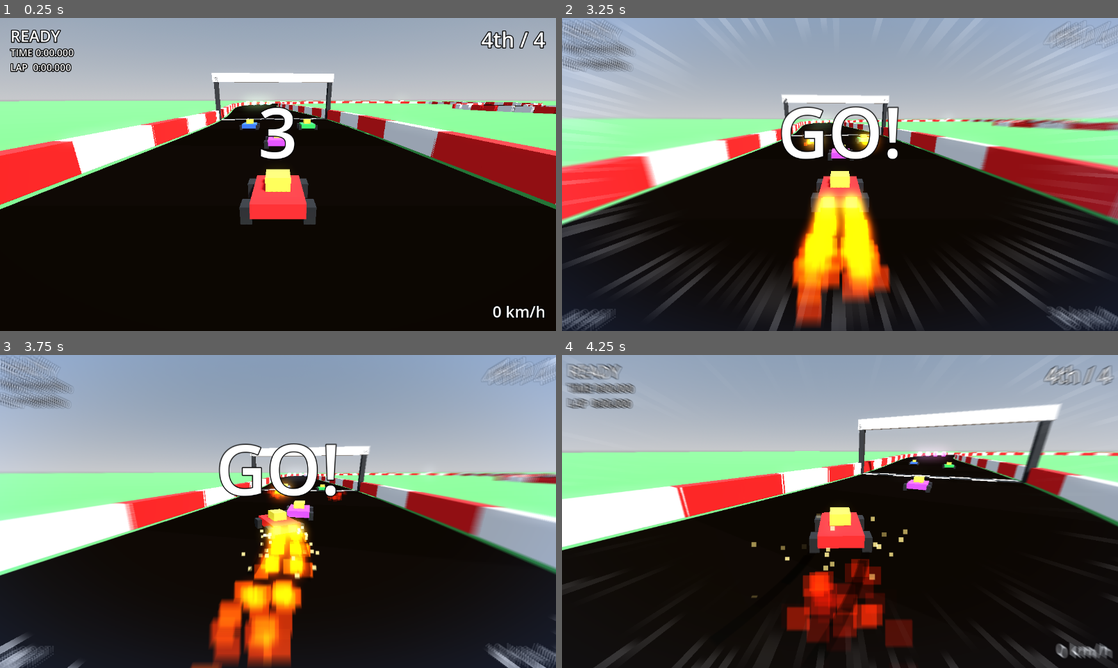
Above: before the commit, frames 1-4 (two rows, left to right).
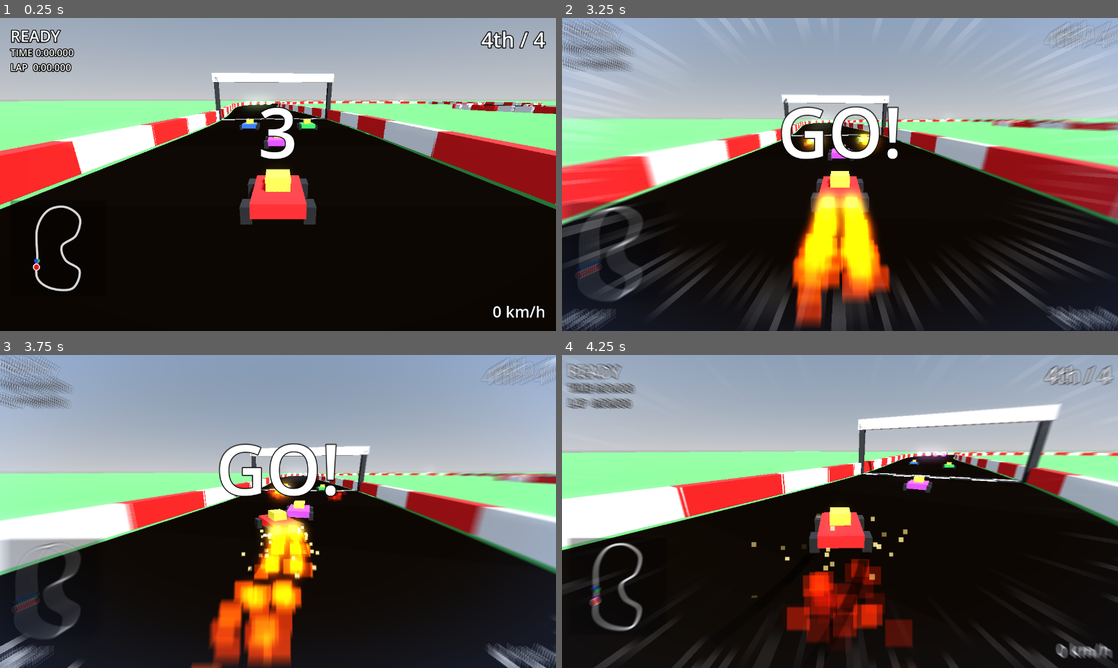
Above: after the commit, the same moments.

Repository: AgentiLoop/GoKart
Game: Godot game, scene res://scenes/main.tscn
Same seed, same stepped clock (60 frames per second), same inputs: the game is played once before the commit and once after it.
Inputs:
- Up to frame 1 (0.25 s): no input
- Up to frame 2 (3.25 s): hold D (steer_right) 0.53-1.28 s; hold Space (drift) 0.53-1.28 s; hold S (brake) 1.28-2.03 s; tap E (use_item) at 1.35, 2.85 s; hold D (steer_right) 2.03-2.78 s; hold Space (drift) 2.03-2.78 s; tap Enter at 2.75 s; hold W (accelerate) from 2.78 s (still down)
- Up to frame 3 (3.75 s): release W (accelerate) at 3.53 s; hold A (steer_left) from 3.53 s (still down); hold Space (drift) from 3.53 s (still down)
- Up to frame 4 (4.25 s): keep holding A (steer_left); keep holding Space (drift)

The runs differ from the first frame. In frame 1, 0.4% of the frame differs, in the area x 1-15%, y 58-88%; in frame 2, 1.6%; in frame 3, 2.1%, in the area x 0-19%, y 58-91%; in frame 4, 0.9%.

Commit message:
Add HUD minimap with kart markers, tests

Diff:
--- a/scripts/hud.gd
+++ b/scripts/hud.gd
@@ -3,6 +3,7 @@
 
 const Items := preload("res://scripts/items.gd")
 const RaceRanking := preload("res://scripts/race_ranking.gd")
+const Minimap := preload("res://scripts/minimap.gd")
 
 var lap_label: Label
 var time_label: Label
@@ -12,6 +13,7 @@
 var item_label: Label
 var place_label: Label
 var countdown_label: Label
+var minimap: Minimap
 
 static func format_time(t: float) -> String:
 	var total_ms := int(round(t * 1000.0))
@@ -51,6 +53,17 @@
 	add_child(l)
 	return l
 
+## Corner minimap of the track centerline; call update_minimap each frame with kart positions/colours.
+func setup_minimap(points: PackedVector3Array) -> void:
+	minimap = Minimap.new()
+	minimap.position = Vector2(24, 420)
+	add_child(minimap)
+	minimap.setup(points, Vector2(220, 220))
+
+func update_minimap(positions: Array, colors: Array) -> void:
+	if minimap != null:
+		minimap.set_markers(positions, colors)
+
 ## Big centre text for the start countdown ("3", "2", "1", "GO!"); empty hides it.
 func show_countdown(text: String) -> void:
 	countdown_label.text = text
--- a/scripts/main.gd
+++ b/scripts/main.gd
@@ -111,6 +111,7 @@
 	add_child(speed_fx)
 	hud = Hud.new()
 	add_child(hud)
+	hud.setup_minimap(data.points)
 	for k in karts:
 		k.frozen = true
 	race_start.go.connect(_on_go)
@@ -154,6 +155,12 @@
 	var place := RaceRanking.rank_of(0, progresses, finish_times)
 	hud.update_hud(tracker, kart.model.speed, kart.model.is_boosting(), kart.model.drift_level, items.holder.display_item(items.time), Hud.place_text(place, karts.size()))
 	hud.show_countdown(race_start.label())
+	var marker_pos: Array = []
+	var marker_col: Array = []
+	for k in karts:
+		marker_pos.append(k.global_position)
+		marker_col.append(k.body_color)
+	hud.update_minimap(marker_pos, marker_col)
 
 func _process(delta: float) -> void:
 	var target := kart.global_position + _back() * 6.0 + Vector3(0, 3.0, 0)
--- /dev/null
+++ b/scripts/minimap.gd
@@ -0,0 +1,66 @@
+extends Control
+## Top-down track minimap: the road outline plus a dot per kart (player drawn larger, with a ring).
+
+const ROAD_COLOR := Color(1, 1, 1, 0.85)
+const OUTLINE_COLOR := Color(0, 0, 0, 0.6)
+const BG_COLOR := Color(0, 0, 0, 0.35)
+
+var map_points := PackedVector2Array()
+var map_scale := 1.0
+var map_offset := Vector2.ZERO
+var marker_positions := PackedVector2Array()
+var marker_colors: Array[Color] = []
+
+## Fit the XZ footprint of `points` inside `area` (with `pad` margin), keeping aspect ratio and centred.
+## Returns {"scale": float, "offset": Vector2}; map = Vector2(p.x, p.z) * scale + offset.
+static func fit(points: PackedVector3Array, area: Vector2, pad: float) -> Dictionary:
+	if points.is_empty():
+		return {"scale": 1.0, "offset": area * 0.5}
+	var lo := Vector2(points[0].x, points[0].z)
+	var hi := lo
+	for p in points:
+		lo = Vector2(minf(lo.x, p.x), minf(lo.y, p.z))
+		hi = Vector2(maxf(hi.x, p.x), maxf(hi.y, p.z))
+	var span := hi - lo
+	var avail := area - Vector2(pad, pad) * 2.0
+	var s := minf(avail.x / maxf(span.x, 0.001), avail.y / maxf(span.y, 0.001))
+	var offset := area * 0.5 - (lo + span * 0.5) * s
+	return {"scale": s, "offset": offset}
+
+static func to_map(p: Vector3, map_scale_: float, offset: Vector2) -> Vector2:
+	return Vector2(p.x, p.z) * map_scale_ + offset
+
+func setup(points: PackedVector3Array, area: Vector2) -> void:
+	custom_minimum_size = area
+	size = area
+	var f := fit(points, area, 14.0)
+	map_scale = f["scale"]
+	map_offset = f["offset"]
+	map_points.clear()
+	for p in points:
+		map_points.append(to_map(p, map_scale, map_offset))
+	if not map_points.is_empty():
+		map_points.append(map_points[0])
+	queue_redraw()
+
+## positions: world positions (player first); colors: matching marker colours.
+func set_markers(positions: Array, colors: Array) -> void:
+	marker_positions.clear()
+	marker_colors.clear()
+	for i in positions.size():
+		marker_positions.append(to_map(positions[i], map_scale, map_offset))
+		marker_colors.append(colors[i])
+	queue_redraw()
+
+func _draw() -> void:
+	draw_rect(Rect2(Vector2.ZERO, size), BG_COLOR)
+	if map_points.size() > 1:
+		draw_polyline(map_points, OUTLINE_COLOR, 8.0, true)
+		draw_polyline(map_points, ROAD_COLOR, 4.0, true)
+	# AI first so the player (index 0) is drawn on top
+	for i in range(marker_positions.size() - 1, -1, -1):
+		var is_player := i == 0
+		var r := 6.0 if is_player else 4.5
+		if is_player:
+			draw_circle(marker_positions[i], r + 2.0, Color.WHITE)
+		draw_circle(marker_positions[i], r, marker_colors[i])
--- /dev/null
+++ b/tests/test_minimap.gd
@@ -0,0 +1,38 @@
+extends RefCounted
+
+const Minimap := preload("res://scripts/minimap.gd")
+const TrackData := preload("res://scripts/track_data.gd")
+var runner
+
+func test_fit_keeps_points_inside_area() -> void:
+	var td := TrackData.new()
+	var area := Vector2(220, 220)
+	var f := Minimap.fit(td.points, area, 14.0)
+	for p in td.points:
+		var m := Minimap.to_map(p, f["scale"], f["offset"])
+		runner.check(m.x >= 13.99 and m.x <= area.x - 13.99, "x=%f" % m.x)
+		runner.check(m.y >= 13.99 and m.y <= area.y - 13.99, "y=%f" % m.y)
+
+func test_fit_touches_margin_on_limiting_axis() -> void:
+	var pts := PackedVector3Array([Vector3(0, 0, 0), Vector3(100, 0, 0), Vector3(100, 0, 50), Vector3(0, 0, 50)])
+	var f := Minimap.fit(pts, Vector2(220, 220), 10.0)
+	runner.check(is_equal_approx(f["scale"], 2.0), "scale=%f" % f["scale"])
+	var a := Minimap.to_map(pts[0], f["scale"], f["offset"])
+	var b := Minimap.to_map(pts[1], f["scale"], f["offset"])
+	runner.check(a.is_equal_approx(Vector2(10, 60)), str(a))
+	runner.check(b.is_equal_approx(Vector2(210, 60)), str(b))
+
+func test_fit_empty_is_safe() -> void:
+	var f := Minimap.fit(PackedVector3Array(), Vector2(100, 100), 5.0)
+	runner.check(f["offset"] == Vector2(50, 50))
+
+func test_setup_closes_loop_and_markers() -> void:
+	var td := TrackData.new()
+	var mm := Minimap.new()
+	mm.setup(td.points, Vector2(220, 220))
+	runner.check(mm.map_points.size() == td.count + 1)
+	runner.check(mm.map_points[0] == mm.map_points[mm.map_points.size() - 1])
+	mm.set_markers([td.points[0], td.points[10]], [Color.RED, Color.BLUE])
+	runner.check(mm.marker_positions.size() == 2 and mm.marker_colors.size() == 2)
+	runner.check(mm.marker_positions[0].is_equal_approx(mm.map_points[0]))
+	mm.free()
Not shown, changed: .agent/autopilot/progress.md
